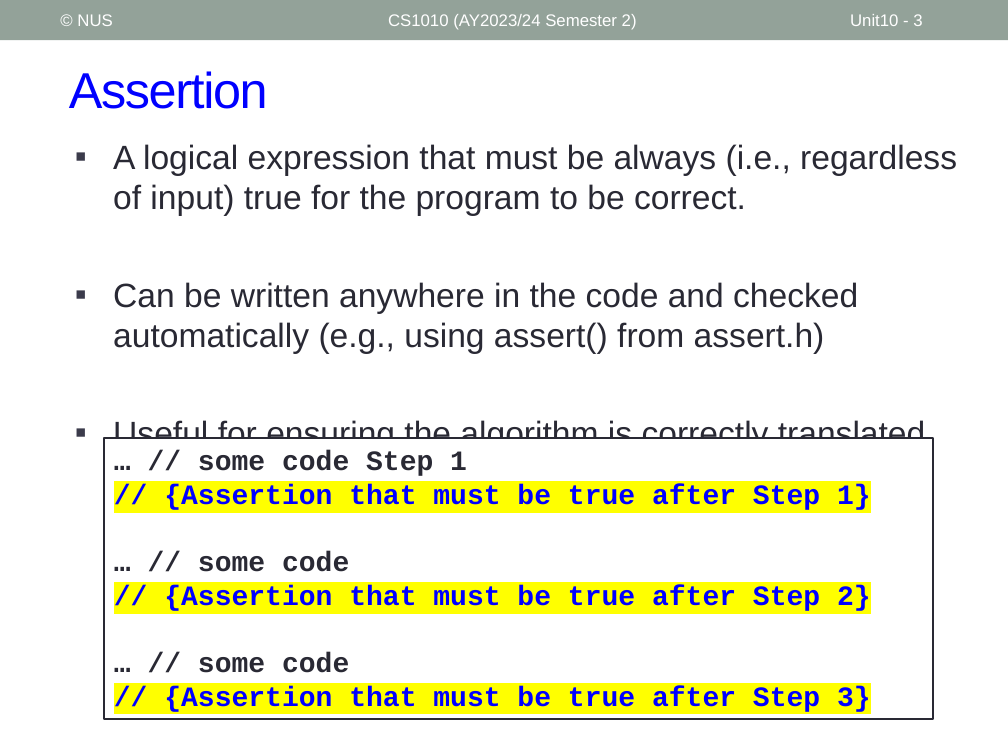
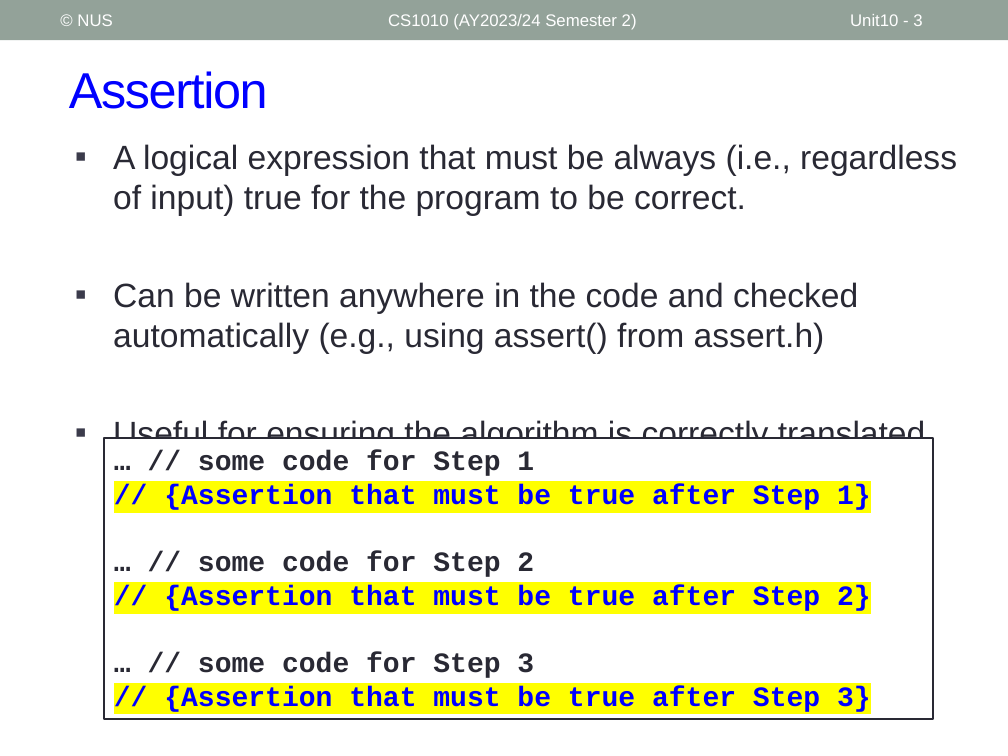
Before and after one commit to nus-cs1010-2425-s2/website, a slide deck: slide 3 of slides/Unit10_Assertion.pptx. Drawn at 1008x756 pixels with LibreOffice and Linux fonts; fonts in the diff are those of the drawing. Boxes give left, top, right and bottom in pixels: in the first picture for what was removed or moved away, otherwise in the second. Text is boxed around its words. In the diff, an @@ line names an element or a change of style, - is before the commit and + after.

```diff
--- a/slides/Unit10_Assertion.pptx
+++ b/slides/Unit10_Assertion.pptx
@@ text in rectangle at [198, 450, 534, 476]: text changed @@
-… // some code Step 1
+… // some code for Step 1
@@ text in rectangle at [198, 551, 534, 577]: text changed @@
-… // some code
+… // some code for Step 2
@@ text in rectangle at [198, 652, 534, 678]: text changed @@
-… // some code
+… // some code for Step 3
```
Also in this commit, not shown: 1 other file.
